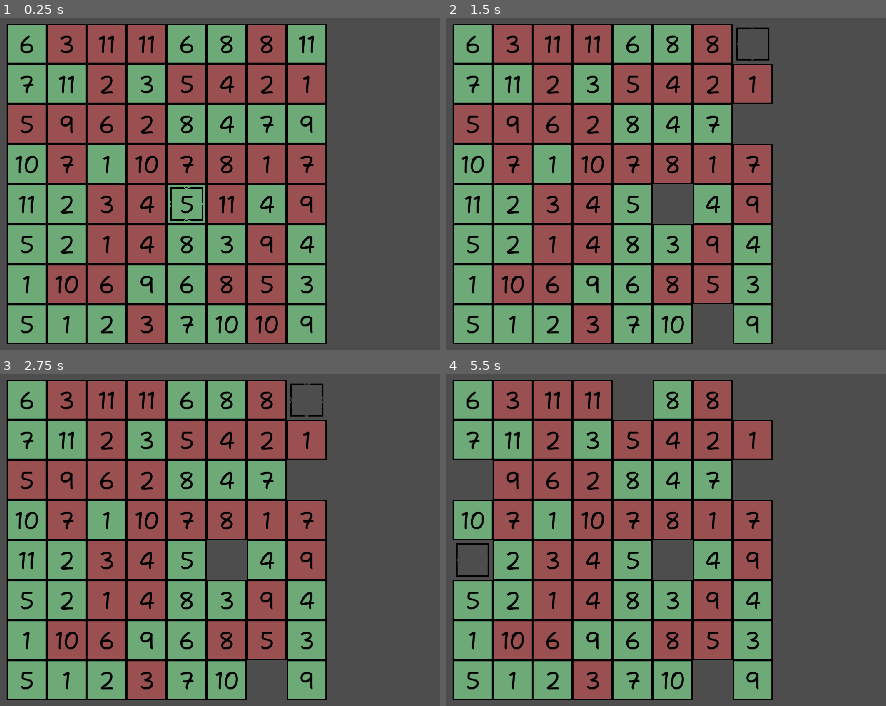
Above: before the commit, frames 1-4 (two rows, left to right).
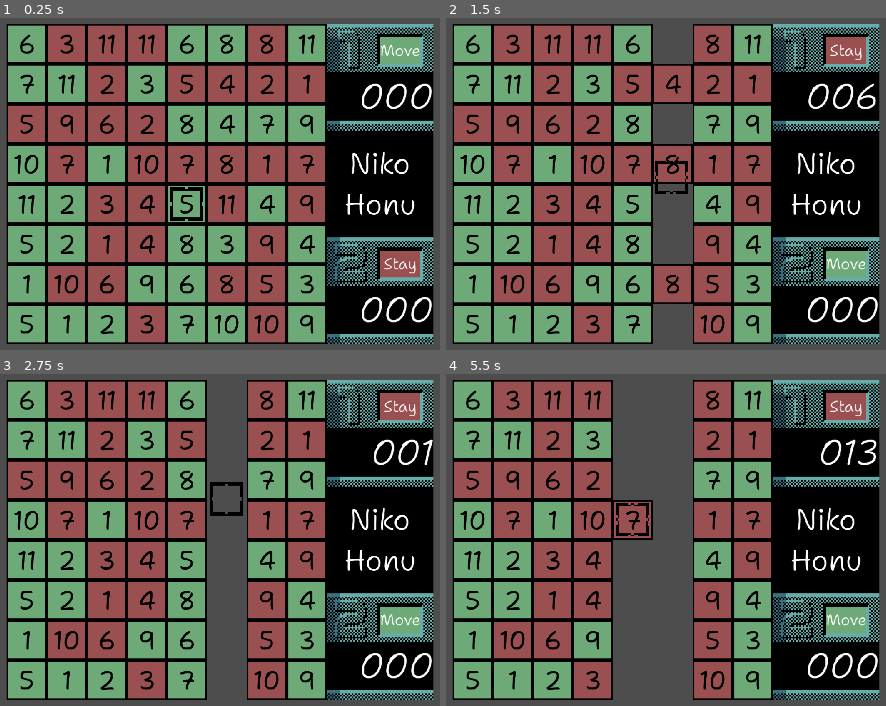
Above: after the commit, the same moments.

Repository: nikohonu/hideki-open-it
Game: Godot game, scene res://scenes/game.tscn
Two runs of this game, one before a commit and one after it. Both use one fixed random seed, a clock stepped at 60 frames per second and the inputs below.
Inputs:
- Up to frame 1 (0.25 s): no input
- Up to frame 2 (1.5 s): tap Enter (ui_accept) at 0.5, 0.6, 0.77, 1.07, 1.35 s; hold Right (ui_right) 0.53-1.28 s; hold Down (ui_down) from 1.28 s (still down)
- Up to frame 3 (2.75 s): tap Enter (ui_accept) at 1.52, 1.82, 2.1 s; release Down (ui_down) at 2.03 s; hold Right (ui_right) from 2.03 s (still down)
- Up to frame 4 (5.5 s): release Right (ui_right) at 2.78 s; hold Up (ui_up) 2.78-3.53 s; tap Enter (ui_accept) at 2.85, 3.02, 3.32, 3.6, 3.77, 4.07, 4.35, 4.52, 4.82, 5.1 s; hold Left (ui_left) 3.53-5.03 s; hold Down (ui_down) from 5.03 s (still down)

The runs differ from the first frame. In frame 1, 30% of the frame differs, in the area x 1-99%, y 1-99%; in frame 2, 37%; in frame 3, 39%; in frame 4, 48%.

Commit message:
implemented UI with score tracking, refactor code

Diff:
--- a/project.godot
+++ b/project.godot
@@ -15,6 +15,10 @@
 config/features=PackedStringArray("4.2", "GL Compatibility")
 config/icon="res://icon.svg"
 
+[autoload]
+
+Global="*res://scripts/global.gd"
+
 [display]
 
 window/size/viewport_width=1920
--- a/scenes/cell.tscn
+++ b/scenes/cell.tscn
@@ -1,30 +1,98 @@
-[gd_scene load_steps=4 format=3 uid="uid://lxnqo1h6h8yu"]
+[gd_scene load_steps=7 format=3 uid="uid://lxnqo1h6h8yu"]
 
 [ext_resource type="Texture2D" uid="uid://bgd76xi0hdfcu" path="res://sprites/cell.png" id="1_kslbv"]
 [ext_resource type="Script" path="res://scripts/cell.gd" id="2_sc5cx"]
 [ext_resource type="FontFile" uid="uid://ca3255aseygbu" path="res://fonts/Shantell_Sans/ShantellSans-VariableFont_BNCE,INFM,SPAC,wght.ttf" id="3_utana"]
+
+[sub_resource type="Animation" id="Animation_uob10"]
+length = 0.001
+tracks/0/type = "value"
+tracks/0/imported = false
+tracks/0/enabled = true
+tracks/0/path = NodePath("Sprite2D:scale")
+tracks/0/interp = 1
+tracks/0/loop_wrap = true
+tracks/0/keys = {
+"times": PackedFloat32Array(0),
+"transitions": PackedFloat32Array(1),
+"update": 0,
+"values": [Vector2(1, 1)]
+}
+tracks/1/type = "value"
+tracks/1/imported = false
+tracks/1/enabled = true
+tracks/1/path = NodePath("CenterContainer/Label:scale")
+tracks/1/interp = 1
+tracks/1/loop_wrap = true
+tracks/1/keys = {
+"times": PackedFloat32Array(0),
+"transitions": PackedFloat32Array(1),
+"update": 0,
+"values": [Vector2(1, 1)]
+}
+
+[sub_resource type="Animation" id="Animation_f33rd"]
+resource_name = "Rotate"
+tracks/0/type = "value"
+tracks/0/imported = false
+tracks/0/enabled = true
+tracks/0/path = NodePath("Sprite2D:scale")
+tracks/0/interp = 1
+tracks/0/loop_wrap = true
+tracks/0/keys = {
+"times": PackedFloat32Array(0, 0.5),
+"transitions": PackedFloat32Array(1, 1),
+"update": 0,
+"values": [Vector2(1, 1), Vector2(1, 0.8)]
+}
+tracks/1/type = "value"
+tracks/1/imported = false
+tracks/1/enabled = true
+tracks/1/path = NodePath("CenterContainer/Label:scale")
+tracks/1/interp = 1
+tracks/1/loop_wrap = true
+tracks/1/keys = {
+"times": PackedFloat32Array(0, 0.5),
+"transitions": PackedFloat32Array(1, 1),
+"update": 0,
+"values": [Vector2(1, 1), Vector2(1, 1)]
+}
+
+[sub_resource type="AnimationLibrary" id="AnimationLibrary_ro5ma"]
+_data = {
+"RESET": SubResource("Animation_uob10"),
+"Rotate": SubResource("Animation_f33rd")
+}
 
 [node name="Cell" type="Node2D"]
 texture_filter = 1
 script = ExtResource("2_sc5cx")
 
 [node name="Sprite2D" type="Sprite2D" parent="."]
+position = Vector2(48, 48)
 texture = ExtResource("1_kslbv")
-centered = false
 hframes = 2
 
 [node name="TextureButton" type="TextureButton" parent="."]
 modulate = Color(1, 1, 1, 0)
 texture_filter = 1
-offset_right = 96.0
-offset_bottom = 96.0
+anchors_preset = 15
+anchor_right = 1.0
+anchor_bottom = 1.0
+grow_horizontal = 2
+grow_vertical = 2
 size_flags_horizontal = 4
 size_flags_vertical = 4
 texture_normal = ExtResource("1_kslbv")
 ignore_texture_size = true
 stretch_mode = 1
 
-[node name="Label" type="Label" parent="."]
+[node name="AnimationPlayer" type="AnimationPlayer" parent="."]
+libraries = {
+"": SubResource("AnimationLibrary_ro5ma")
+}
+
+[node name="CenterContainer" type="CenterContainer" parent="."]
 anchors_preset = 15
 anchor_right = 1.0
 anchor_bottom = 1.0
@@ -33,10 +101,14 @@
 grow_horizontal = 2
 grow_vertical = 2
 size_flags_horizontal = 4
+
+[node name="Label" type="Label" parent="CenterContainer"]
+layout_mode = 2
+size_flags_horizontal = 4
 theme_override_colors/font_color = Color(0, 0, 0, 1)
 theme_override_colors/font_shadow_color = Color(0, 0, 0, 1)
 theme_override_fonts/font = ExtResource("3_utana")
-theme_override_font_sizes/font_size = 56
+theme_override_font_sizes/font_size = 60
 text = "0"
 horizontal_alignment = 1
 vertical_alignment = 1
--- a/scenes/game.tscn
+++ b/scenes/game.tscn
@@ -1,7 +1,12 @@
-[gd_scene load_steps=12 format=3 uid="uid://udooa3xcoxwg"]
+[gd_scene load_steps=14 format=3 uid="uid://udooa3xcoxwg"]
 
 [ext_resource type="Script" path="res://scripts/game.gd" id="1_qwehj"]
 [ext_resource type="Texture2D" uid="uid://dgt17w4xtm26o" path="res://sprites/cursor.png" id="2_k87ei"]
+[ext_resource type="Texture2D" uid="uid://b008ectkc177c" path="res://sprites/panel.png" id="3_kn2cx"]
+[ext_resource type="Theme" uid="uid://dbbwiniodfku7" path="res://theme.tres" id="4_q27nq"]
+[ext_resource type="Script" path="res://scripts/panel.gd" id="4_ug41f"]
+[ext_resource type="Texture2D" uid="uid://bej3bvecgurqt" path="res://sprites/status.png" id="5_2jia2"]
+[ext_resource type="FontFile" uid="uid://clushkhqa3am4" path="res://fonts/Shantell_Sans/ShantellSans-Italic-VariableFont_BNCE,INFM,SPAC,wght.ttf" id="5_2vast"]
 
 [sub_resource type="AtlasTexture" id="AtlasTexture_nj5po"]
 atlas = ExtResource("2_k87ei")
@@ -23,18 +28,6 @@
 atlas = ExtResource("2_k87ei")
 region = Rect2(384, 0, 96, 96)
 
-[sub_resource type="AtlasTexture" id="AtlasTexture_muivv"]
-atlas = ExtResource("2_k87ei")
-region = Rect2(480, 0, 96, 96)
-
-[sub_resource type="AtlasTexture" id="AtlasTexture_rcxfj"]
-atlas = ExtResource("2_k87ei")
-region = Rect2(576, 0, 96, 96)
-
-[sub_resource type="AtlasTexture" id="AtlasTexture_mnrhg"]
-atlas = ExtResource("2_k87ei")
-region = Rect2(672, 0, 96, 96)
-
 [sub_resource type="SpriteFrames" id="SpriteFrames_s38a0"]
 animations = [{
 "frames": [{
@@ -52,19 +45,10 @@
 }, {
 "duration": 1.0,
 "texture": SubResource("AtlasTexture_de4tc")
-}, {
-"duration": 1.0,
-"texture": SubResource("AtlasTexture_muivv")
-}, {
-"duration": 1.0,
-"texture": SubResource("AtlasTexture_rcxfj")
-}, {
-"duration": 1.0,
-"texture": SubResource("AtlasTexture_mnrhg")
 }],
 "loop": true,
 "name": &"default",
-"speed": 10.0
+"speed": 5.0
 }]
 
 [node name="Game" type="Node2D"]
@@ -77,5 +61,77 @@
 position = Vector2(741, 401)
 sprite_frames = SubResource("SpriteFrames_s38a0")
 autoplay = "default"
-frame_progress = 0.839362
+frame_progress = 0.271429
 centered = false
+
+[node name="Panel" type="Sprite2D" parent="."]
+position = Vector2(1216, 156)
+texture = ExtResource("3_kn2cx")
+centered = false
+script = ExtResource("4_ug41f")
+
+[node name="P1StatusBackground" type="Sprite2D" parent="Panel"]
+position = Vector2(176, 64)
+texture = ExtResource("5_2jia2")
+vframes = 2
+
+[node name="P1Status" type="Label" parent="Panel"]
+offset_left = 128.0
+offset_top = 32.0
+offset_right = 225.0
+offset_bottom = 96.0
+theme = ExtResource("4_q27nq")
+theme_override_font_sizes/font_size = 38
+text = "Move"
+horizontal_alignment = 1
+vertical_alignment = 1
+
+[node name="P1Score" type="Label" parent="Panel"]
+offset_top = 116.0
+offset_right = 256.0
+offset_bottom = 232.0
+theme = ExtResource("4_q27nq")
+theme_override_fonts/font = ExtResource("5_2vast")
+theme_override_font_sizes/font_size = 85
+text = "000"
+horizontal_alignment = 2
+vertical_alignment = 1
+
+[node name="Logo" type="Label" parent="Panel"]
+offset_top = 256.0
+offset_right = 256.0
+offset_bottom = 512.0
+theme = ExtResource("4_q27nq")
+theme_override_font_sizes/font_size = 70
+text = "Niko
+Honu"
+horizontal_alignment = 1
+vertical_alignment = 1
+
+[node name="P2StatusBackground" type="Sprite2D" parent="Panel"]
+position = Vector2(176, 576)
+texture = ExtResource("5_2jia2")
+vframes = 2
+frame = 1
+
+[node name="P2Status" type="Label" parent="Panel"]
+offset_left = 128.0
+offset_top = 544.0
+offset_right = 225.0
+offset_bottom = 608.0
+theme = ExtResource("4_q27nq")
+theme_override_font_sizes/font_size = 38
+text = "Stay"
+horizontal_alignment = 1
+vertical_alignment = 1
+
+[node name="P2Score" type="Label" parent="Panel"]
+offset_top = 628.0
+offset_right = 256.0
+offset_bottom = 744.0
+theme = ExtResource("4_q27nq")
+theme_override_fonts/font = ExtResource("5_2vast")
+theme_override_font_sizes/font_size = 85
+text = "000"
+horizontal_alignment = 2
+vertical_alignment = 1
--- a/scripts/cell.gd
+++ b/scripts/cell.gd
@@ -14,7 +14,7 @@
 			$Sprite2D.frame = 0
 		else:
 			$Sprite2D.frame = 1
-		$Label.text = str(abs(i))
+		$CenterContainer/Label.text = str(abs(i))
 
 
 func _ready():
--- a/scripts/game.gd
+++ b/scripts/game.gd
@@ -8,17 +8,26 @@
 var cursor = Vector2i(4, 4)
 var start_position
 var can_move = true
-var p1_score = 0
-var p2_score = 0
-@export var speed: float = 0.1
-enum Player { FIRST, SECOND }
+var scores = [0, 0]
+var tween
+@export var speed: float = 0.2
 
+
+func check_game_end(player: Global.Player):
+	var total = 0
+	if player == Global.Player.FIRST:
+		for x in range(map_size.x):
+			total += 1 if map[cursor.y][x] != 0 else 0
+	else:
+		for y in range(map_size.y):
+			total += 1 if map[y][cursor.x] != 0 else 0
+	if total == 0:
+		can_move = false
 
 func cords_to_position(cords: Vector2i):
 	return Vector2(
 		start_position.x + (cell_size.x * cords.x), start_position.y + (cell_size.y * cords.y)
 	)
-
 
 func generate_board():
 	var possible_value = []
@@ -48,22 +57,23 @@
 		center.x - cell_size.x * (map_size.x / 2), center.y - cell_size.y * (map_size.y / 2)
 	)
 	$Cursor.position = cords_to_position(cursor)
+	$Panel.position = cords_to_position(Vector2i(map_size.x, 0))
 	generate_board()
 
 
-func select(player: Player):
+func select(player: Global.Player):
 	var score = map[cursor.y][cursor.x]
-	if score == 0:
-		return
+	if score == 0:	return
 	map[cursor.y][cursor.x] = 0
 	cells[cursor.y][cursor.x].value = 0
-	if player == Player.FIRST:
-		p1_score += score
+	var oposite_player = Global.Player.SECOND if player == Global.Player.FIRST else Global.Player.FIRST
+	if player == Global.Player.FIRST:
 		can_move = false
 		computer_move()
-	else:
-		p2_score += score
-
+	scores[player] += score
+	$Panel.update_score(player, scores[player])
+	$Panel.update_move_status(oposite_player)
+	check_game_end(oposite_player)
 
 func calculate_computer_move():
 	var best = -99
@@ -81,7 +91,9 @@
 
 func move_cursor(cords: Vector2i, diff: int, on_tween_finished):
 	var new_position = cords_to_position(cords)
-	var tween = create_tween()
+	if tween:
+		tween.kill()
+	tween = create_tween()
 	tween.finished.connect(on_tween_finished)
 	tween.tween_property($Cursor, "position", new_position, speed * diff).set_trans(
 		Tween.TRANS_CUBIC
@@ -98,7 +110,7 @@
 func _process(delta):
 	var input_direction = Input.get_vector("ui_left", "ui_right", "ui_up", "ui_down")
 	if Input.is_action_just_released("ui_accept"):
-		select(Player.FIRST)
+		select(Global.Player.FIRST)
 	if can_move and input_direction.length() > 0:
 		can_move = false
 		cursor.x = clamp(cursor.x + input_direction.x, 0, map_size.x - 1)
@@ -119,10 +131,10 @@
 
 # When player 1 move with mouse
 func _on_mouse_movement_tween_finished():
-	select(Player.FIRST)
+	select(Global.Player.FIRST)
 
 
 # When computer move
 func _on_computer_movement_tween_finished():
 	can_move = true
-	select(Player.SECOND)
+	select(Global.Player.SECOND)
--- /dev/null
+++ b/scripts/global.gd
@@ -0,0 +1,10 @@
+extends Node
+
+enum Player { FIRST, SECOND }
+
+func _ready():
+	pass # Replace with function body.
+
+# Called every frame. 'delta' is the elapsed time since the previous frame.
+func _process(delta):
+	pass
--- /dev/null
+++ b/scripts/panel.gd
@@ -0,0 +1,35 @@
+extends Sprite2D
+
+var current_score = [0, 0]
+var tweens = [null, null]
+var scores_labels
+var speed = 0.1
+
+func update_score(player: Global.Player, score: int):
+	var diff = abs(current_score[player] - score)
+	if tweens[player]:
+		tweens[player].kill()
+	tweens[player] = create_tween()
+	tweens[player].tween_method(_set_score.bind(player), current_score[player], score, speed * diff).set_trans(
+		Tween.TRANS_LINEAR
+	)
+
+
+func _set_score(score, player: Global.Player,):
+	scores_labels[player].text = "%03d" % score
+	current_score[player] = score
+
+func update_move_status(player: Global.Player):
+	var is_fist = player == Global.Player.FIRST
+	$P1StatusBackground.frame = 0 if is_fist else 1
+	$P2StatusBackground.frame = 1 if is_fist else 0
+	$P1Status.text = "Move" if is_fist else "Stay"
+	$P2Status.text = "Stay" if is_fist else "Move"
+
+func _ready():
+	scores_labels = [$P1Score, $P2Score]
+
+
+# Called every frame. 'delta' is the elapsed time since the previous frame.
+func _process(delta):
+	pass
--- /dev/null
+++ b/theme.tres
@@ -0,0 +1,6 @@
+[gd_resource type="Theme" load_steps=2 format=3 uid="uid://dbbwiniodfku7"]
+
+[ext_resource type="FontFile" uid="uid://ca3255aseygbu" path="res://fonts/Shantell_Sans/ShantellSans-VariableFont_BNCE,INFM,SPAC,wght.ttf" id="1_pw6of"]
+
+[resource]
+default_font = ExtResource("1_pw6of")
Binary file changed: sprites/cell.png
Binary file changed: sprites/cursor.png
Binary file added: sprites/panel.png
Not shown, added: sprites/panel.png.import
Binary file added: sprites/status.png
Not shown, added: sprites/status.png.import
